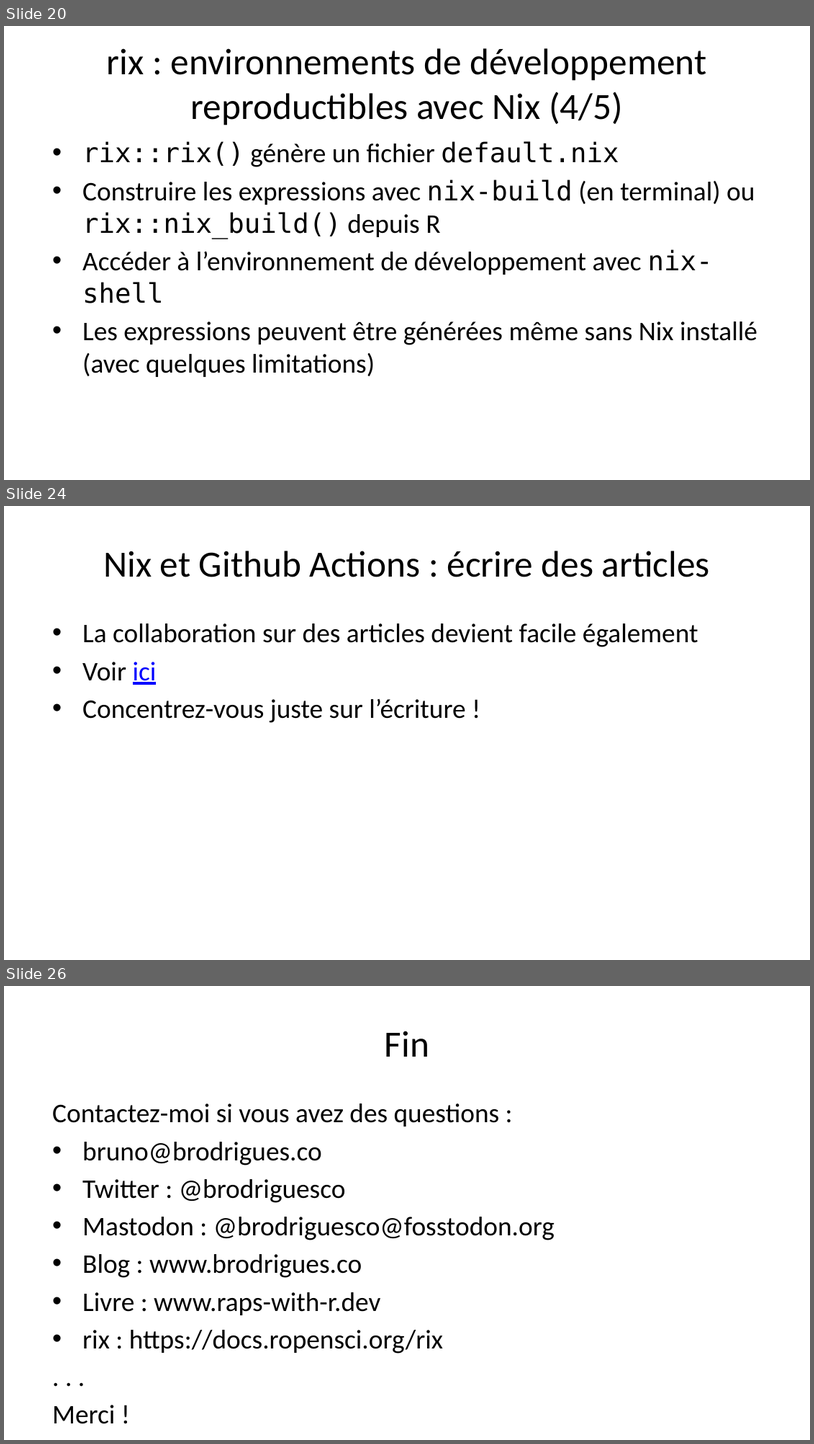
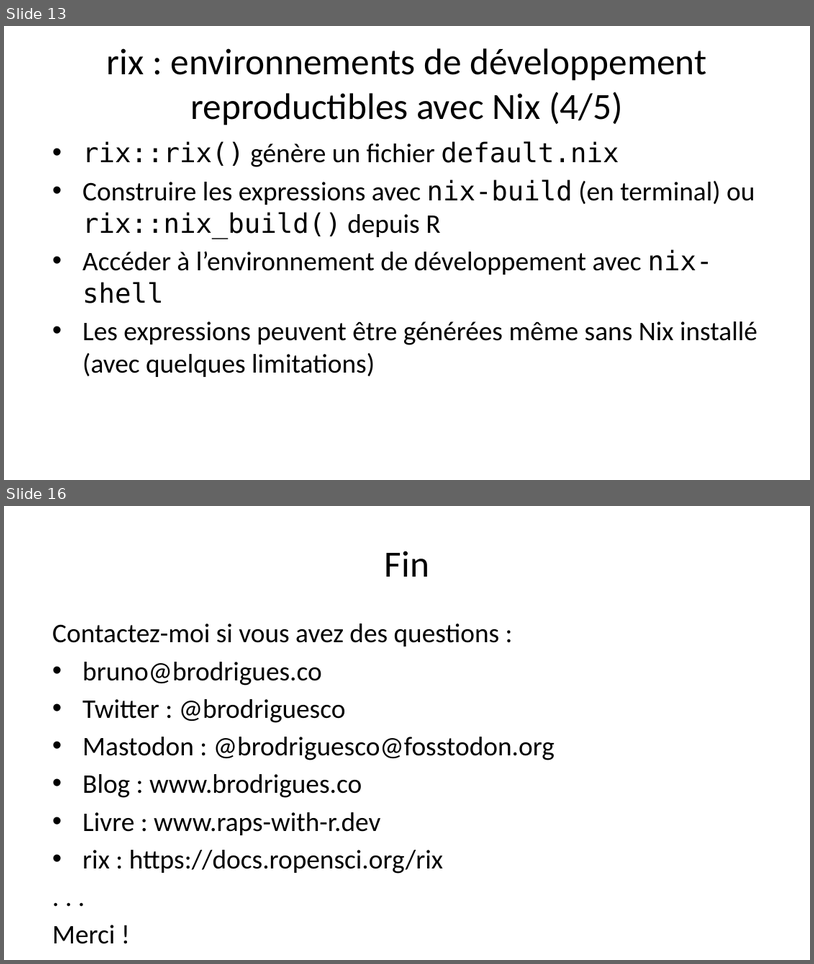
Before and after one commit to b-rodrigues/repro_rrr, a slide deck: docs/index.pptx. Shown one above the other, each under a label of ours: slides 20, 24 and 26 before the commit, slides 13 and 16 after it; the slides between them are not shown. The pictures are 814x1444 and 814x964 pixels, drawn with LibreOffice and Linux fonts; fonts in the diff are those of the drawing. Boxes give left, top, right and bottom in pixels: in the first picture for what was removed or moved away, otherwise in the second. Text is boxed around its words. In the diff, an @@ line names an element or a change of style, - is before the commit and + after.

```diff
--- a/docs/index.pptx
+++ b/docs/index.pptx
@@ slide 24 removed at <box>4,506,810,960</box>, background #FFFFFF @@
@@ title removed at <box>103,551,710,577</box> @@
-Nix et Github Actions : écrire des articles
@@ text removed at <box>82,623,699,723</box> @@
-• La collaboration sur des articles devient facile également
-• Voir ici
-• Concentrez-vous juste sur l’écriture !
@@ what was slide 20 is now slide 13 @@
@@ what was slide 26 is now slide 16 @@
```
Also in this commit, not shown: 8 slides changed, 1 slide added, 10 other slides removed, 12 other files.
